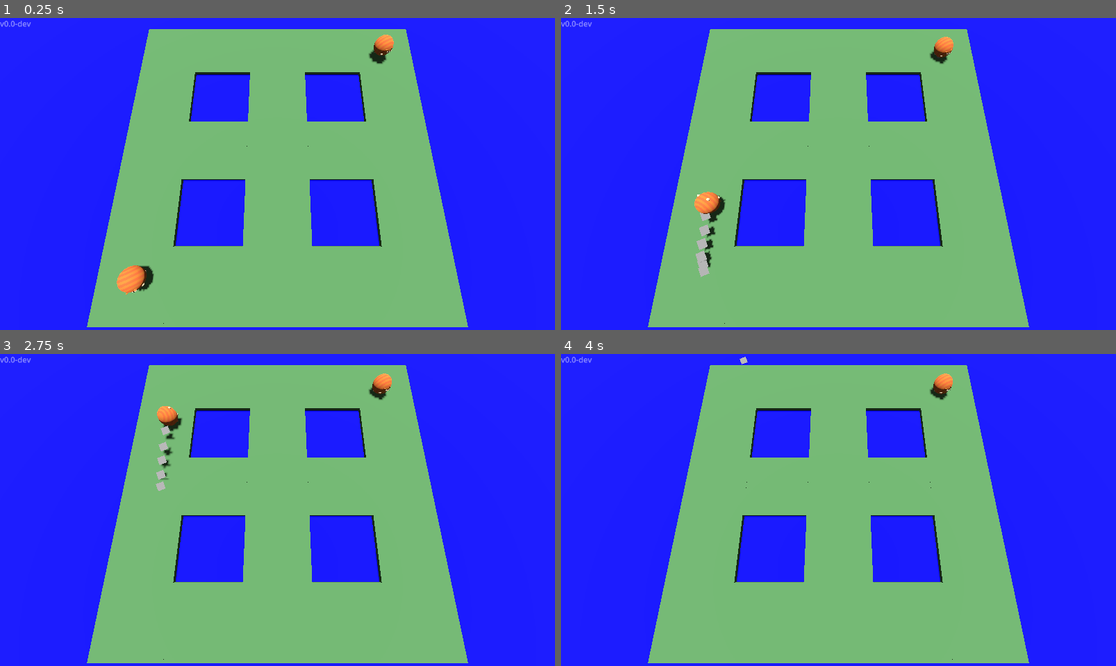
Above: before the commit, frames 1-4 (two rows, left to right).
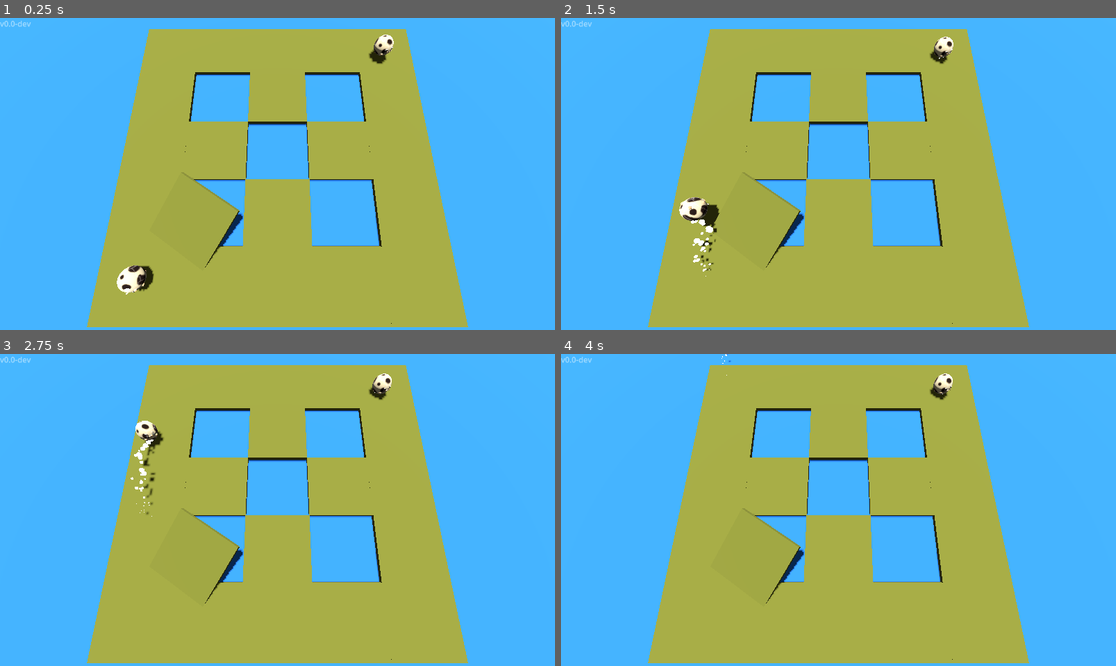
Above: after the commit, the same moments.

Repository: HedgeLizards/ggj24
Game: Godot game, scene res://scenes/main.tscn
The game is run twice, just before and just after one commit, with the same random seed, the same clock (stepped at 60 frames per second) and the same inputs.
Inputs:
- Up to frame 1 (0.25 s): no input
- Up to frame 2 (1.5 s): tap Enter at 0.5, 0.6, 1.35 s; hold W (up_0) 0.53-1.28 s
- Up to frame 3 (2.75 s): hold W (up_0) from 2.03 s (still down); tap Enter at 2.1 s
- Up to frame 4 (4 s): tap Enter at 2.85, 3.6 s; release W (up_0) at 3.53 s

The runs differ from the first frame. In frame 1, 99% of the frame differs, in the area x 0-100%, y 0-100%; in frame 2, 100%; in frame 3, 100%; in frame 4, 100%.

Commit message:
Fresh Cat Action

Diff:
--- /dev/null
+++ b/art/Textures/ground.tres
@@ -0,0 +1,4 @@
+[gd_resource type="StandardMaterial3D" format=3 uid="uid://dganwa628yu2f"]
+
+[resource]
+albedo_color = Color(0.513115, 0.533138, 0.216995, 1)
--- a/scenes/cat.tscn
+++ b/scenes/cat.tscn
@@ -12,7 +12,15 @@
 [sub_resource type="SphereShape3D" id="SphereShape3D_l615a"]
 radius = 2.5
 
-[sub_resource type="PlaneMesh" id="PlaneMesh_cpex8"]
+[sub_resource type="StandardMaterial3D" id="StandardMaterial3D_3kfwy"]
+shading_mode = 0
+
+[sub_resource type="SphereMesh" id="SphereMesh_koa0y"]
+material = SubResource("StandardMaterial3D_3kfwy")
+
+[sub_resource type="Curve" id="Curve_cxiej"]
+_data = [Vector2(0, 1), 0.0, 0.0, 0, 0, Vector2(1, 0), 0.0, 0.0, 0, 0]
+point_count = 2
 
 [node name="Player" type="Node3D"]
 script = ExtResource("1_fftc2")
@@ -32,5 +40,14 @@
 shape = SubResource("SphereShape3D_l615a")
 
 [node name="CPUParticles3D" type="CPUParticles3D" parent="."]
-mesh = SubResource("PlaneMesh_cpex8")
+transform = Transform3D(1, 0, 0, 0, 1, 0, 0, 0, 1, 0, -2, 0)
+amount = 50
+mesh = SubResource("SphereMesh_koa0y")
+emission_shape = 2
+emission_sphere_radius = 1.5
+angle_min = -720.0
+angle_max = 720.0
+scale_amount_min = 0.5
+scale_amount_max = 1.5
+scale_amount_curve = SubResource("Curve_cxiej")
 script = ExtResource("3_rjoyy")
--- a/scenes/ground.tscn
+++ b/scenes/ground.tscn
@@ -1,13 +1,12 @@
-[gd_scene load_steps=4 format=3 uid="uid://ddowqxia343xq"]
+[gd_scene load_steps=4 format=3 uid="uid://bulwrisqfjkqe"]
+
+[ext_resource type="Material" uid="uid://dganwa628yu2f" path="res://art/Textures/ground.tres" id="1_sjyhg"]
 
 [sub_resource type="BoxShape3D" id="BoxShape3D_bucuf"]
 size = Vector3(16, 1, 16)
 
-[sub_resource type="StandardMaterial3D" id="StandardMaterial3D_5pair"]
-albedo_color = Color(0.360784, 0.568627, 0.360784, 1)
-
 [sub_resource type="BoxMesh" id="BoxMesh_4ntsr"]
-material = SubResource("StandardMaterial3D_5pair")
+material = ExtResource("1_sjyhg")
 size = Vector3(16, 1, 16)
 
 [node name="Ground" type="StaticBody3D"]
--- a/scenes/main.tscn
+++ b/scenes/main.tscn
@@ -1,13 +1,13 @@
 [gd_scene load_steps=7 format=3 uid="uid://do2h6dlhtci4t"]
 
 [ext_resource type="PackedScene" uid="uid://cpru8qqcxur31" path="res://scenes/cat.tscn" id="1_1l0g6"]
-[ext_resource type="PackedScene" uid="uid://ddowqxia343xq" path="res://scenes/ground.tscn" id="3_43v6q"]
+[ext_resource type="PackedScene" uid="uid://bulwrisqfjkqe" path="res://scenes/ground.tscn" id="3_43v6q"]
 [ext_resource type="Script" path="res://code/version.gd" id="3_nx0xq"]
 
 [sub_resource type="Environment" id="Environment_n3do1"]
 
 [sub_resource type="StandardMaterial3D" id="StandardMaterial3D_1ppli"]
-albedo_color = Color(0, 0, 1, 1)
+albedo_color = Color(0.207843, 0.54902, 1, 1)
 
 [sub_resource type="PlaneMesh" id="PlaneMesh_0j68v"]
 material = SubResource("StandardMaterial3D_1ppli")
@@ -47,6 +47,7 @@
 [node name="Floor" type="Node3D" parent="."]
 
 [node name="Ground" parent="Floor" instance=ExtResource("3_43v6q")]
+transform = Transform3D(0.838556, -0.176835, -0.515318, 2.30492e-16, 0.945859, -0.324578, 0.544815, 0.272177, 0.793156, -19.1917, 2.62373, 18.3384)
 
 [node name="Ground2" parent="Floor" instance=ExtResource("3_43v6q")]
 transform = Transform3D(1, 0, 0, 0, 1, 0, 0, 0, 1, 0, 0, 16)
Binary file changed: art/Cats/ggjcat.glb
Binary file added: art/Cats/ggjcat_Material.png
Not shown, added: art/Cats/ggjcat_Material.png.import
Binary file added: art/Cats/ggjcat_Material_1.png
Not shown, added: art/Cats/ggjcat_Material_1.png.import
Binary file added: art/Cats/ggjcat_Material_2.png
Not shown, added: art/Cats/ggjcat_Material_2.png.import
Not shown: 1 places in scenes/cat.tscn that only renumber resources
